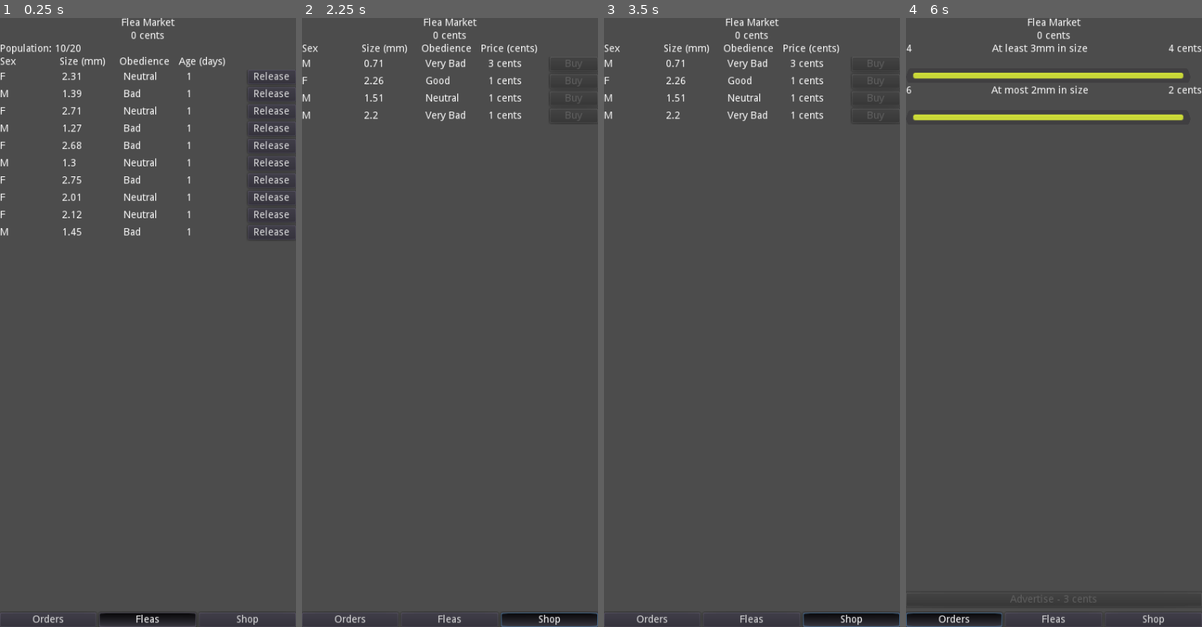
Above: before the commit, frames 1-4 (left to right).
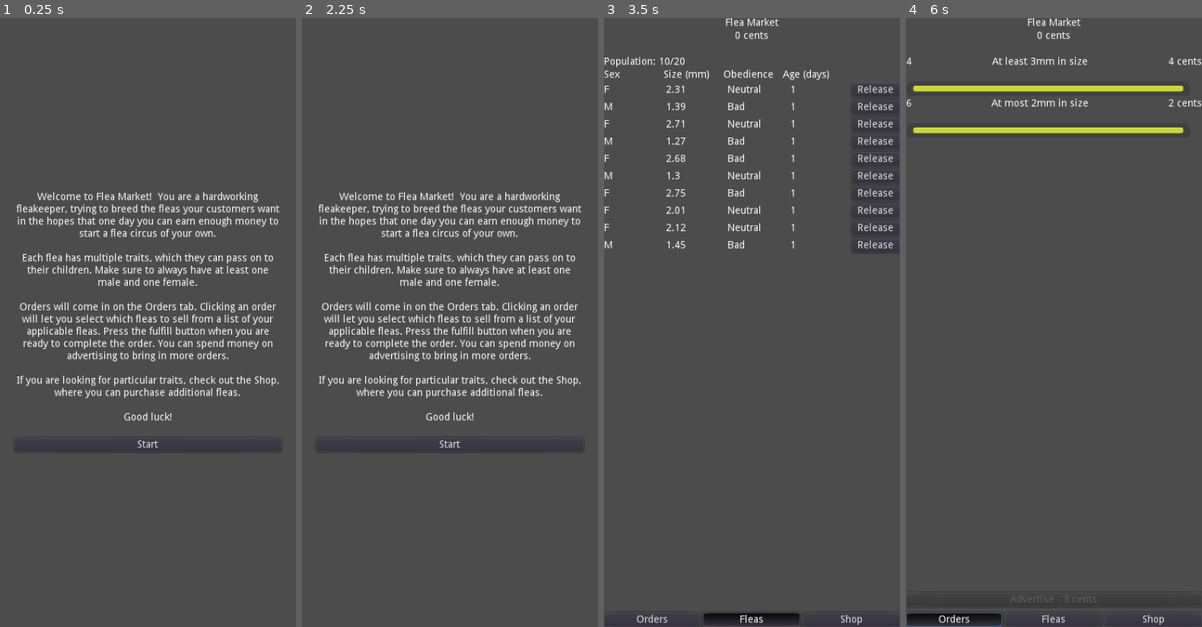
Above: after the commit, the same moments.

Repository: rachd/flea-market
Game: Godot game, scene res://StartScreen.tscn
The game is run twice, just before and just after one commit, with the same random seed, the same clock (stepped at 60 frames per second) and the same inputs. Before the commit the project starts from res://Game.tscn.
Inputs (mouse positions are in pixels of both pictures, inside the frame that each line leads up to):
- Up to frame 1 (0.25 s): no input
- Up to frame 2 (2.25 s): click (349, 620) at 0.5 s, where only the run before the commit has a clickable "Orders"; click (450, 620) at 1.25 s, where only the run before the commit has a clickable "Fleas"; click (550, 620) at 2 s, where only the run before the commit has a clickable "Shop"
- Up to frame 3 (3.5 s): click (752, 444) at 2.75 s, where only the run after the commit has a clickable "Start"
- Up to frame 4 (6 s): click "Orders" at 3.5 s; click "Fleas" at 4.25 s; click "Shop" at 5 s; click "Orders" at 5.75 s

The runs differ from the first frame. In frame 1, 9.9% of the frame differs, in the area x 0-99%, y 0-100%; in frame 2, 8.7%; in frame 3, 4.5%; in frame 4, 4.8%.

Commit message:
initial release

Diff:
--- /dev/null
+++ b/EndScreen.tscn
@@ -0,0 +1,22 @@
+[gd_scene format=2]
+
+[node name="Control" type="MarginContainer"]
+anchor_right = 1.0
+anchor_bottom = 1.0
+custom_constants/margin_right = 20
+custom_constants/margin_top = 20
+custom_constants/margin_left = 20
+custom_constants/margin_bottom = 20
+__meta__ = {
+"_edit_use_anchors_": false
+}
+
+[node name="Label" type="Label" parent="."]
+margin_left = 20.0
+margin_top = 386.0
+margin_right = 392.0
+margin_bottom = 460.0
+custom_constants/line_spacing = 6
+text = "Congratulations! You have worked hard and finally completed your lifelong dream of retiring from the hard slog of flea raising, earning enough money to be able to start a flea circus of your own. "
+align = 1
+autowrap = true
--- a/FleasTab.tscn
+++ b/FleasTab.tscn
@@ -22,27 +22,27 @@
 "_edit_use_anchors_": false
 }
 
-[node name="Label" type="Label" parent="HBoxContainer"]
+[node name="SexHeader" type="Label" parent="HBoxContainer"]
 margin_right = 79.0
 margin_bottom = 14.0
 size_flags_horizontal = 3
 text = "Sex"
 
-[node name="Label2" type="Label" parent="HBoxContainer"]
+[node name="SizeHeader" type="Label" parent="HBoxContainer"]
 margin_left = 83.0
 margin_right = 162.0
 margin_bottom = 14.0
 size_flags_horizontal = 3
 text = "Size (mm)"
 
-[node name="Label3" type="Label" parent="HBoxContainer"]
+[node name="ObedienceHeader" type="Label" parent="HBoxContainer"]
 margin_left = 166.0
 margin_right = 245.0
 margin_bottom = 14.0
 size_flags_horizontal = 3
 text = "Obedience"
 
-[node name="Label4" type="Label" parent="HBoxContainer"]
+[node name="AgeHeader" type="Label" parent="HBoxContainer"]
 margin_left = 249.0
 margin_right = 328.0
 margin_bottom = 14.0
--- a/Game.gd
+++ b/Game.gd
@@ -1,51 +1,65 @@
-extends VBoxContainer
+extends MarginContainer
 
 func _ready():
 	set_funds_text()
 
 func _on_OrdersButton_pressed():
-	$ShopTab.close_tab()
-	$FleasTab.close_tab()
-	$OrdersTab.show()
+	$VBoxContainer/ShopTab.close_tab()
+	$VBoxContainer/FleasTab.close_tab()
+	$VBoxContainer/OrdersTab.show()
 
 func _on_FleasButton_pressed():
-	$ShopTab.close_tab()
-	$FleasTab.show()
-	$OrdersTab.close_tab()
+	$VBoxContainer/ShopTab.close_tab()
+	$VBoxContainer/FleasTab.show()
+	$VBoxContainer/OrdersTab.close_tab()
 
 func _on_ShopButton_pressed():
-	$ShopTab.show()
-	$FleasTab.close_tab()
-	$OrdersTab.close_tab()
+	$VBoxContainer/ShopTab.show()
+	$VBoxContainer/FleasTab.close_tab()
+	$VBoxContainer/OrdersTab.close_tab()
 
 func _on_order_fulfilled(flea_ids, order_id, price):
 	GameVariables.cents += price
 	set_funds_text()
-	$FleasTab.on_order_fulfilled(flea_ids)
-	$OrdersTab.on_order_fulfilled(order_id)
-	$ShopTab.update_funds()
+	$VBoxContainer/FleasTab.on_order_fulfilled(flea_ids)
+	$VBoxContainer/OrdersTab.on_order_fulfilled(order_id)
+	$VBoxContainer/ShopTab.update_funds()
 
 func _on_flea_purchased(flea, shop_id):
 	GameVariables.cents -= flea.price
 	set_funds_text()
-	$FleasTab.on_flea_purchased(flea)
-	$ShopTab.on_flea_purchased(flea, shop_id)
-	$OrdersTab.on_flea_purchased()
+	$VBoxContainer/FleasTab.on_flea_purchased(flea)
+	$VBoxContainer/ShopTab.on_flea_purchased(flea, shop_id)
+	$VBoxContainer/OrdersTab.on_flea_purchased()
 
 func _on_flea_born(flea_id):
-	$OrdersTab.on_flea_born(flea_id)
+	$VBoxContainer/OrdersTab.on_flea_born(flea_id)
 
 func _on_flea_die(flea_id):
-	$FleasTab.on_flea_die(flea_id)
-	$OrdersTab.on_flea_die(flea_id)
+	$VBoxContainer/FleasTab.on_flea_die(flea_id)
+	$VBoxContainer/OrdersTab.on_flea_die(flea_id)
 
 func _on_advertise():
 	GameVariables.cents -= 3
 	set_funds_text()
-	$OrdersTab.on_advertise()
+	$VBoxContainer/OrdersTab.on_advertise()
+
+func format(n):
+	n = str(n)
+	var size = n.length()
+	var s = ""
+
+	for i in range(size):
+			if((size - i) % 3 == 0 and i > 0):
+				s = str(s,",", n[i])
+			else:
+				s = str(s,n[i])
+
+	return s
 
 func set_funds_text():
+	var formattedCents = format(GameVariables.cents)
 	if GameVariables.cents == 1:
-		$FundsLabel.text = str(GameVariables.cents) + " cent"
+		$VBoxContainer/FundsLabel.text = formattedCents + " cent"
 	else:
-		$FundsLabel.text = str(GameVariables.cents) + " cents"
+		$VBoxContainer/FundsLabel.text = formattedCents + " cents"
--- a/Game.tscn
+++ b/Game.tscn
@@ -6,7 +6,7 @@
 [ext_resource path="res://ShopTab.tscn" type="PackedScene" id=4]
 [ext_resource path="res://OrdersTab.tscn" type="PackedScene" id=5]
 
-[node name="Game" type="VBoxContainer"]
+[node name="Game" type="MarginContainer"]
 anchor_right = 1.0
 anchor_bottom = 1.0
 script = ExtResource( 1 )
@@ -14,14 +14,18 @@
 "_edit_use_anchors_": false
 }
 
-[node name="Label" type="Label" parent="."]
+[node name="VBoxContainer" type="VBoxContainer" parent="."]
+margin_right = 412.0
+margin_bottom = 846.0
+
+[node name="Label" type="Label" parent="VBoxContainer"]
 margin_right = 412.0
 margin_bottom = 14.0
 size_flags_horizontal = 3
 text = "Flea Market"
 align = 1
 
-[node name="FundsLabel" type="Label" parent="."]
+[node name="FundsLabel" type="Label" parent="VBoxContainer"]
 margin_top = 18.0
 margin_right = 412.0
 margin_bottom = 32.0
@@ -30,41 +34,50 @@
 "_edit_use_anchors_": false
 }
 
-[node name="OrdersTab" parent="." instance=ExtResource( 5 )]
+[node name="Placeholder" type="Label" parent="VBoxContainer"]
+margin_top = 36.0
+margin_right = 412.0
+margin_bottom = 50.0
+align = 1
+__meta__ = {
+"_edit_use_anchors_": false
+}
+
+[node name="OrdersTab" parent="VBoxContainer" instance=ExtResource( 5 )]
 visible = false
 anchor_right = 0.0
 anchor_bottom = 0.0
-margin_top = 18.0
+margin_top = -778.0
 margin_right = 1024.0
-margin_bottom = 32.0
+margin_bottom = -764.0
 size_flags_horizontal = 3
 size_flags_vertical = 3
 
-[node name="FleasTab" parent="." instance=ExtResource( 3 )]
+[node name="FleasTab" parent="VBoxContainer" instance=ExtResource( 3 )]
 anchor_right = 0.0
 anchor_bottom = 0.0
-margin_top = 36.0
+margin_top = 54.0
 margin_right = 412.0
 margin_bottom = 822.0
 size_flags_horizontal = 3
 size_flags_vertical = 3
 
-[node name="ShopTab" parent="." instance=ExtResource( 4 )]
+[node name="ShopTab" parent="VBoxContainer" instance=ExtResource( 4 )]
 visible = false
 anchor_right = 0.0
 anchor_bottom = 0.0
-margin_top = 562.0
+margin_top = 538.0
 margin_right = 1024.0
-margin_bottom = 576.0
+margin_bottom = 612.0
 size_flags_horizontal = 3
 size_flags_vertical = 3
 
-[node name="HBoxContainer" type="HBoxContainer" parent="."]
+[node name="HBoxContainer" type="HBoxContainer" parent="VBoxContainer"]
 margin_top = 826.0
 margin_right = 412.0
 margin_bottom = 846.0
 
-[node name="OrdersButton" type="Button" parent="HBoxContainer"]
+[node name="OrdersButton" type="Button" parent="VBoxContainer/HBoxContainer"]
 margin_right = 134.0
 margin_bottom = 20.0
 size_flags_horizontal = 3
@@ -72,7 +85,7 @@
 group = ExtResource( 2 )
 text = "Orders"
 
-[node name="FleasButton" type="Button" parent="HBoxContainer"]
+[node name="FleasButton" type="Button" parent="VBoxContainer/HBoxContainer"]
 margin_left = 138.0
 margin_right = 272.0
 margin_bottom = 20.0
@@ -85,7 +98,7 @@
 "_edit_use_anchors_": false
 }
 
-[node name="ShopButton" type="Button" parent="HBoxContainer"]
+[node name="ShopButton" type="Button" parent="VBoxContainer/HBoxContainer"]
 margin_left = 276.0
 margin_right = 412.0
 margin_bottom = 20.0
@@ -93,6 +106,6 @@
 toggle_mode = true
 group = ExtResource( 2 )
 text = "Shop"
-[connection signal="pressed" from="HBoxContainer/OrdersButton" to="." method="_on_OrdersButton_pressed"]
-[connection signal="pressed" from="HBoxContainer/FleasButton" to="." method="_on_FleasButton_pressed"]
-[connection signal="pressed" from="HBoxContainer/ShopButton" to="." method="_on_ShopButton_pressed"]
+[connection signal="pressed" from="VBoxContainer/HBoxContainer/OrdersButton" to="." method="_on_OrdersButton_pressed"]
+[connection signal="pressed" from="VBoxContainer/HBoxContainer/FleasButton" to="." method="_on_FleasButton_pressed"]
+[connection signal="pressed" from="VBoxContainer/HBoxContainer/ShopButton" to="." method="_on_ShopButton_pressed"]
--- a/OrdersTab.gd
+++ b/OrdersTab.gd
@@ -73,6 +73,7 @@
 	$AdvertiseContainer/TextureProgress.value = advertise_progress
 	if advertise_progress == 100:
 		_add_order()
+		_add_order()
 		$AdvertiseContainer/AdvertiseProgressTimer.stop()
 		$AdvertiseContainer/TextureProgress.hide()
 		$AdvertiseContainer/AdvertiseButton.show()
--- a/ShopTab.gd
+++ b/ShopTab.gd
@@ -10,6 +10,7 @@
 func update_funds():
 	for child in shop_children:
 		shop_children[child].check_enabled()
+	$HBoxContainer2/RetireButton.disabled = GameVariables.cents < 1000000
 
 func on_flea_purchased(flea, shop_id):
 	update_funds()
@@ -35,3 +36,7 @@
 		flea_instance.populate(flea.value, flea.key)
 		$ScrollContainer/ItemsContainer.add_child(flea_instance)
 		shop_children[flea.key] = flea_instance
+
+
+func _on_RetireButton_pressed():
+	get_tree().change_scene("res://EndScreen.tscn")
--- a/ShopTab.tscn
+++ b/ShopTab.tscn
@@ -5,6 +5,7 @@
 [node name="ShopTab" type="VBoxContainer"]
 anchor_right = 1.0
 anchor_bottom = 1.0
+custom_constants/separation = 20
 script = ExtResource( 1 )
 __meta__ = {
 "_edit_use_anchors_": false
@@ -14,9 +15,57 @@
 wait_time = 180.0
 autostart = true
 
+[node name="HBoxContainer2" type="HBoxContainer" parent="."]
+margin_right = 412.0
+margin_bottom = 20.0
+
+[node name="Label" type="Label" parent="HBoxContainer2"]
+margin_top = 3.0
+margin_right = 73.0
+margin_bottom = 17.0
+size_flags_horizontal = 3
+text = "Retire"
+
+[node name="Label2" type="Label" parent="HBoxContainer2"]
+margin_left = 77.0
+margin_top = 3.0
+margin_right = 150.0
+margin_bottom = 17.0
+size_flags_horizontal = 3
+
+[node name="Label5" type="Label" parent="HBoxContainer2"]
+margin_left = 154.0
+margin_top = 3.0
+margin_right = 257.0
+margin_bottom = 17.0
+size_flags_horizontal = 3
+text = "1,000,000 cents"
+__meta__ = {
+"_edit_use_anchors_": false
+}
+
+[node name="Label3" type="Label" parent="HBoxContainer2"]
+margin_left = 261.0
+margin_top = 3.0
+margin_right = 334.0
+margin_bottom = 17.0
+size_flags_horizontal = 3
+
+[node name="RetireButton" type="Button" parent="HBoxContainer2"]
+margin_left = 338.0
+margin_right = 412.0
+margin_bottom = 20.0
+size_flags_horizontal = 3
+disabled = true
+text = "Buy"
+__meta__ = {
+"_edit_use_anchors_": false
+}
+
 [node name="HBoxContainer" type="HBoxContainer" parent="."]
+margin_top = 40.0
 margin_right = 412.0
-margin_bottom = 14.0
+margin_bottom = 54.0
 
 [node name="Label" type="Label" parent="HBoxContainer"]
 margin_right = 79.0
@@ -52,7 +101,7 @@
 size_flags_horizontal = 3
 
 [node name="ScrollContainer" type="ScrollContainer" parent="."]
-margin_top = 18.0
+margin_top = 74.0
 margin_right = 412.0
 margin_bottom = 846.0
 size_flags_horizontal = 3
@@ -60,7 +109,8 @@
 
 [node name="ItemsContainer" type="VBoxContainer" parent="ScrollContainer"]
 margin_right = 412.0
-margin_bottom = 828.0
+margin_bottom = 772.0
 size_flags_horizontal = 3
 size_flags_vertical = 3
 [connection signal="timeout" from="Timer" to="." method="_on_Timer_timeout"]
+[connection signal="pressed" from="HBoxContainer2/RetireButton" to="." method="_on_RetireButton_pressed"]
--- /dev/null
+++ b/StartScreen.gd
@@ -0,0 +1,4 @@
+extends MarginContainer
+
+func _on_Button_pressed():
+	get_tree().change_scene("res://Game.tscn")
--- /dev/null
+++ b/StartScreen.tscn
@@ -0,0 +1,46 @@
+[gd_scene load_steps=2 format=2]
+
+[ext_resource path="res://StartScreen.gd" type="Script" id=1]
+
+[node name="StartScreen" type="MarginContainer"]
+anchor_right = 1.0
+anchor_bottom = 1.0
+custom_constants/margin_right = 20
+custom_constants/margin_top = 20
+custom_constants/margin_left = 20
+custom_constants/margin_bottom = 20
+script = ExtResource( 1 )
+__meta__ = {
+"_edit_use_anchors_": false
+}
+
+[node name="VBoxContainer" type="VBoxContainer" parent="."]
+margin_left = 20.0
+margin_top = 20.0
+margin_right = 392.0
+margin_bottom = 826.0
+alignment = 1
+
+[node name="Label" type="Label" parent="VBoxContainer"]
+margin_top = 222.0
+margin_right = 372.0
+margin_bottom = 559.0
+text = "Welcome to Flea Market!  You are a hardworking fleakeeper, trying to breed the fleas your customers want in the hopes that one day you can earn enough money to start a flea circus of your own.
+
+Each flea has multiple traits, which they can pass on to their children. Make sure to always have at least one male and one female.
+
+Orders will come in on the Orders tab. Clicking an order will let you select which fleas to sell from a list of your applicable fleas. Press the fulfill button when you are ready to complete the order. You can spend money on advertising to bring in more orders.
+
+If you are looking for particular traits, check out the Shop, where you can purchase additional fleas.
+
+Good luck!
+"
+align = 1
+autowrap = true
+
+[node name="Button" type="Button" parent="VBoxContainer"]
+margin_top = 563.0
+margin_right = 372.0
+margin_bottom = 583.0
+text = "Start"
+[connection signal="pressed" from="VBoxContainer/Button" to="." method="_on_Button_pressed"]
--- a/project.godot
+++ b/project.godot
@@ -16,8 +16,8 @@
 [application]
 
 config/name="FleaMarket"
-run/main_scene="res://Game.tscn"
-config/icon="res://icon.png"
+run/main_scene="res://StartScreen.tscn"
+config/icon="res://flea_icon.png"
 
 [autoload]
 
Not shown, added: export_presets.cfg
Binary file added: flea-cartoon-vector-1859955.jpg
Not shown, added: flea-cartoon-vector-1859955.jpg.import
Binary file added: flea_icon.jpg
Not shown, added: flea_icon.jpg.import
Binary file added: flea_icon.png
Not shown, added: flea_icon.png.import
